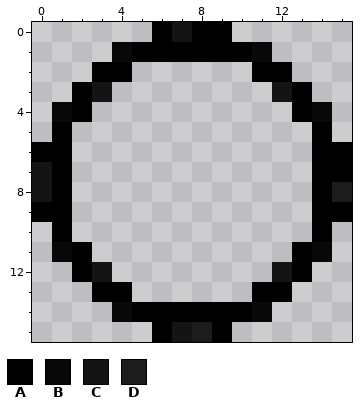
Edited in one commit: pixel-art sprite (de.kvwl.n8dA.robotwars.commons/src/main/resources/de/kvwl/n8dA/robotwars/commons/images/stat_life.png). This is how it looked before the edit.
The file is 16x16 pixels. Colours within 5 levels of each other are drawn and written as one.
Palette (. is transparent): A #000000  B #080808  C #141414  D #1c1c1c
Pixels before, first column x 0:
 0 ......ACAA......
 1 ....BAAAAAAB....
 2 ...AA......AA...
 3 ..AC........CA..
 4 .BA..........AB.
 5 .A............A.
 6 AA............AA
 7 CA............AA
 8 CA............AD
 9 AA............AA
10 .A............A.
11 .BA..........AB.
12 ..AC........CA..
13 ...AA......AA...
14 ....BAAAAAAB....
15 ......ACDA......
The same view after the edit:
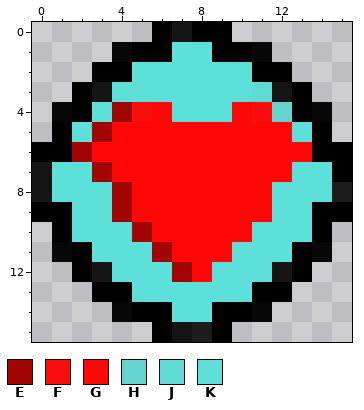
Colours new in this view: E #a20404  F #f90d0d  G #ff0707  H #64d3ce  J #5fdad4  K #5ee0da
Difference:
The edit adds colour E in row 4 at x 4; in row 5 at x 3; in row 6 at x 2; in row 7 at x 3; in rows 8 to 9 at x 4; in row 10 at x 5.
The edit adds colour E in row 11 at x 6; in row 12 at x 7.
The edit adds colour F in row 4 at x 5 and 11.
The edit adds colour G in row 4 at x 6 and 10; in row 5 at x 4 to 12; in row 6 at x 3 to 13; in row 7 at x 4 to 12; in rows 8 to 9 at x 5 to 11; in row 10 at x 6 to 10.
The edit adds colour G in row 11 at x 7 to 9; in row 12 at x 8.
The edit adds colour H in row 4 at x 12.
The edit adds colour J in row 3 at x 11.
The edit adds colour K in row 2 at x 5 to 10; in row 3 at x 4 to 10; in row 4 at x 3 and 7 to 9; in row 5 at x 2 and 13; in row 7 at x 2 and 13; in rows 8 to 9 at x 2 to 3 and 12 to 13.
The edit adds colour K in row 10 at x 2 to 4 and 11 to 13; in row 11 at x 3 to 5 and 10 to 12; in row 12 at x 4 to 6 and 9 to 11; in row 13 at x 5 to 10.
Colour A gives way to colour K in row 1 at x 7 to 8; in rows 7 to 8 at x 1 and 14; in row 14 at x 7 to 8.
